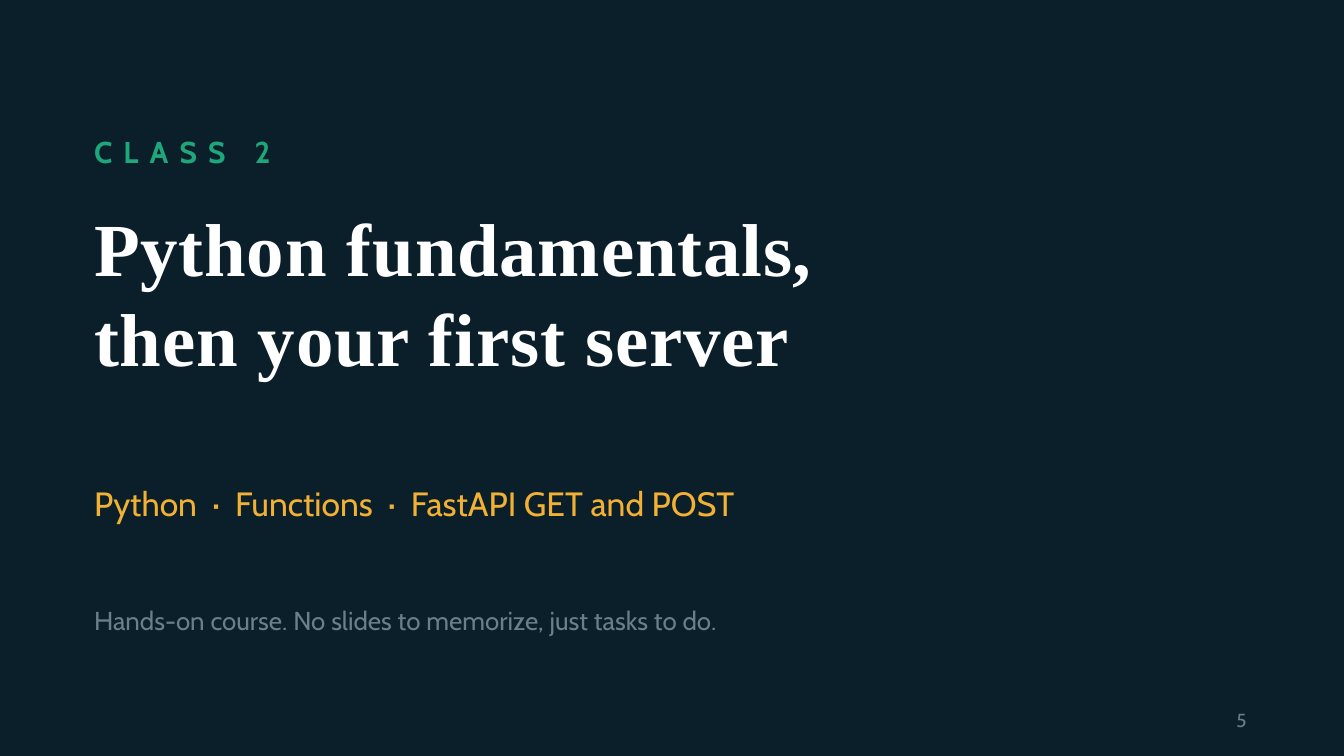
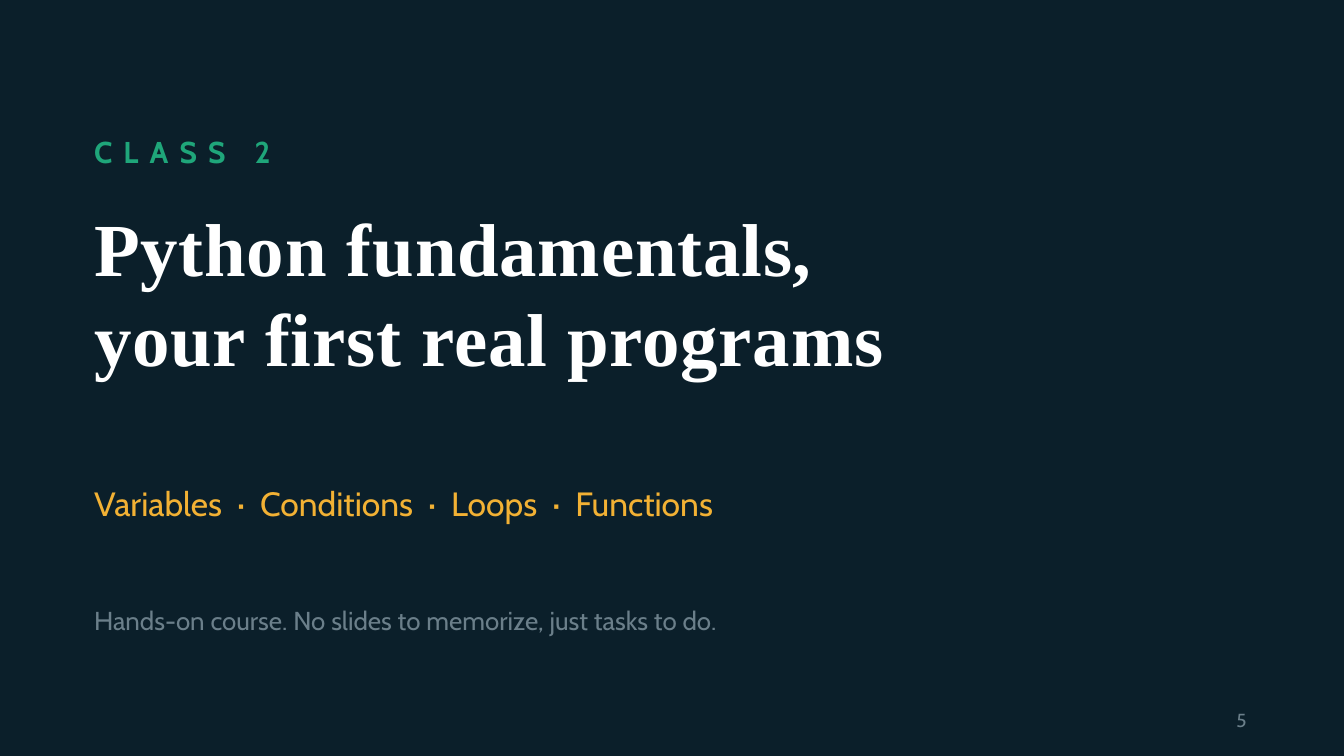
Before and after one commit to VishwasVK07/BFA, a slide deck: slide 5 of class-2/docs/class-2-slides.pptx. Drawn at 1344x756 pixels with LibreOffice and Linux fonts; fonts in the diff are those of the drawing; background and template pictures are left out. Boxes give left, top, right and bottom in pixels: in the first picture for what was removed or moved away, otherwise in the second. Text is boxed around its words. In the diff, an @@ line names an element or a change of style, - is before the commit and + after.

```diff
--- a/class-2/docs/class-2-slides.pptx
+++ b/class-2/docs/class-2-slides.pptx
@@ text at bbox=[94, 313, 883, 381]: text changed @@
-then your first server
+your first real programs
@@ text at bbox=[94, 490, 713, 524]: text changed @@
-Python · Functions · FastAPI GET and POST
+Variables · Conditions · Loops · Functions
```
Also in this commit, not shown: 3 other slides changed, 1 slide added, 7 slides removed, 9 other files.
